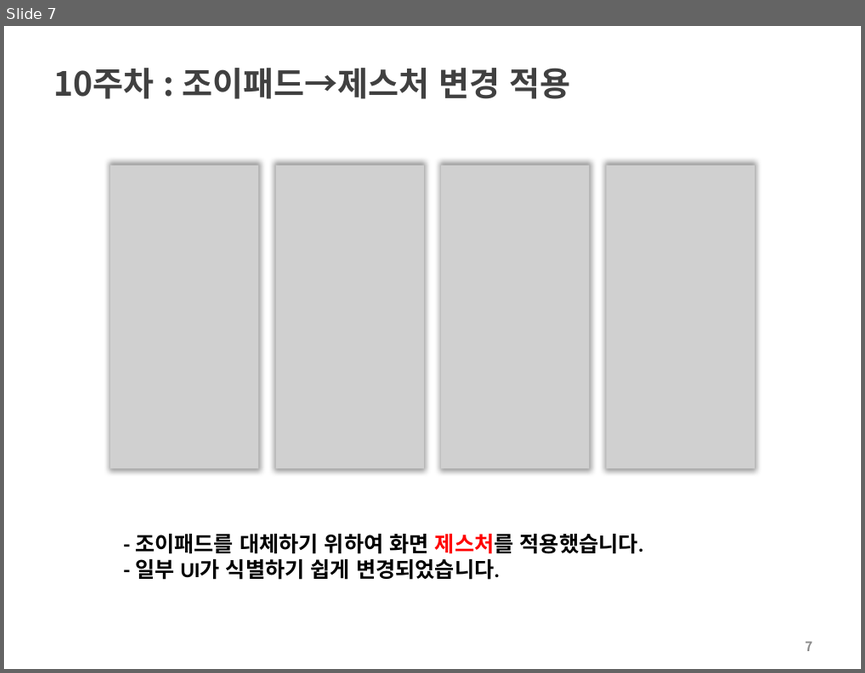
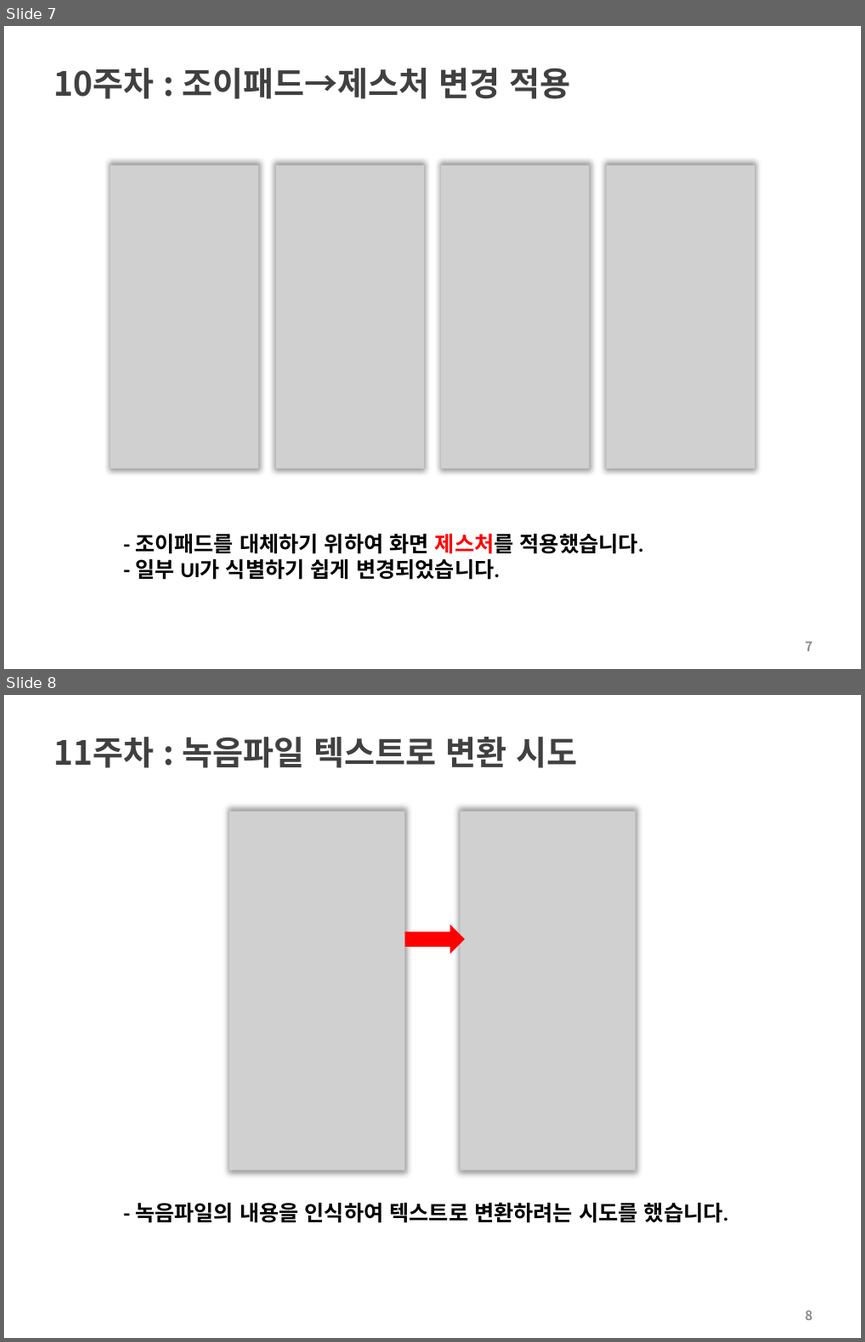
Before and after one commit to choisinho/capstone1, a slide deck: Vi메모_캡스톤디자인_주차별_보고.pptx. Shown one above the other, each under a label of ours: slide 7 before the commit, slides 7 and 8 after it. The pictures are 865x673 and 865x1342 pixels, drawn with LibreOffice and Linux fonts; fonts in the diff are those of the drawing; grey boxes stand for pictures; background and template pictures are left out. Boxes give left, top, right and bottom in pixels: in the first picture for what was removed or moved away, otherwise in the second. Text is boxed around its words. In the diff, an @@ line names an element or a change of style, - is before the commit and + after.

```diff
--- a/Vi메모_캡스톤디자인_주차별_보고.pptx
+++ b/Vi메모_캡스톤디자인_주차별_보고.pptx
@@ slide 8 added at <box>4,695,861,1338</box>, background #FFFFFF @@
@@ title added at <box>54,737,577,768</box>, 28 pt, text #404040, bold @@
+11주차 : 녹음파일 텍스트로 변환 시도
@@ picture added at <box>229,811,405,1169</box> @@
@@ picture added at <box>460,811,636,1169</box> @@
@@ right arrow added at <box>405,925,465,954</box>, fill #FF0000 @@
@@ text added at <box>135,1202,728,1223</box>, 18 pt, text #000000, bold @@
+- 녹음파일의 내용을 인식하여 텍스트로 변환하려는 시도를 했습니다.
@@ page number added at <box>805,1310,812,1320</box>, 11 pt, text #8C8C8C, bold @@
+8
```
Also in this commit, not shown: 1 other slide added.
